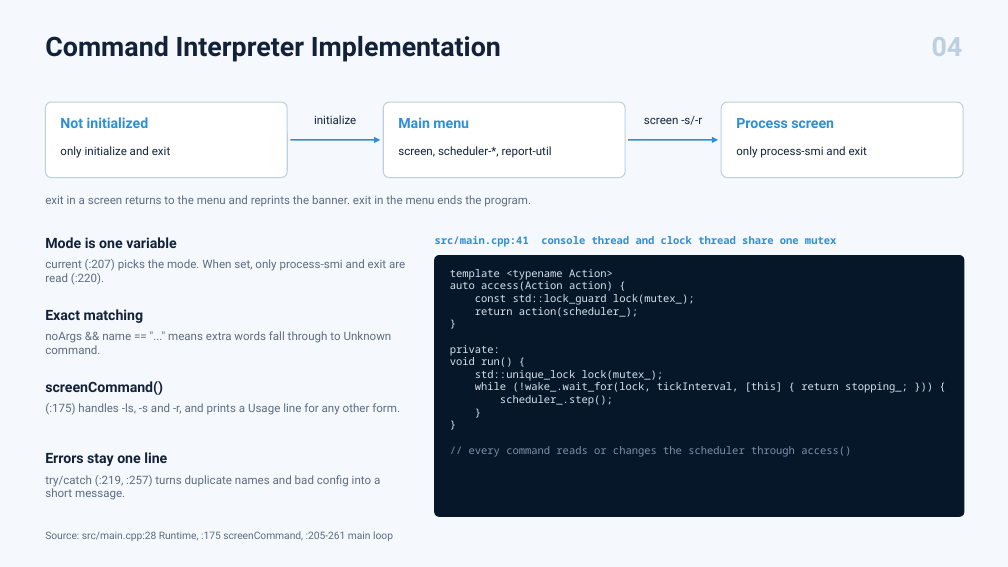
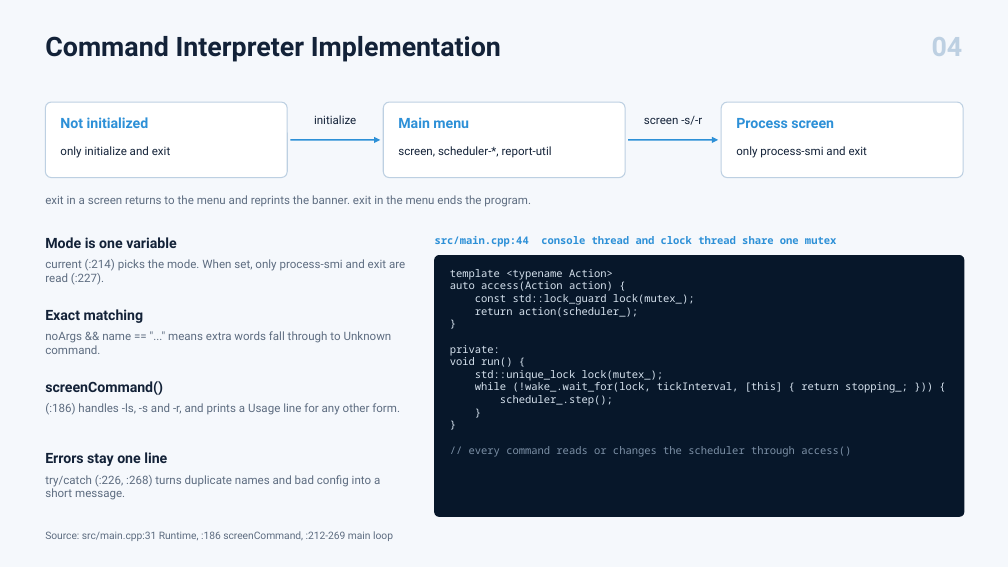
Before and after one commit to zuraxy/CSOPESY2, a slide deck: slide 4 of ACTUAL Submission - MO1 - Process Multiplexer and CLI/PPT/PPT - ACTUAL Submission - MO1 - Process Multiplexer and CLI.pptx. Drawn at 1008x567 pixels with LibreOffice and Linux fonts; fonts in the diff are those of the drawing. Boxes give left, top, right and bottom in pixels: in the first picture for what was removed or moved away, otherwise in the second. Text is boxed around its words. In the diff, an @@ line names an element or a change of style, - is before the commit and + after.

Commit message:
feat: final push for ACTUAL Submission - MO1 - Process Multiplexer and CLI

```diff
--- a/ACTUAL Submission - MO1 - Process Multiplexer and CLI/PPT/PPT - ACTUAL Submission - MO1 - Process Multiplexer and CLI.pptx
+++ b/ACTUAL Submission - MO1 - Process Multiplexer and CLI/PPT/PPT - ACTUAL Submission - MO1 - Process Multiplexer and CLI.pptx
@@ text at [435, 236, 836, 247]: text changed @@
-src/main.cpp:41 console thread and clock thread share one mutex
+src/main.cpp:44 console thread and clock thread share one mutex
@@ text at [45, 259, 405, 285]: text changed @@
-current (:207) picks the mode. When set, only process-smi and exit are read (:220).
+current (:214) picks the mode. When set, only process-smi and exit are read (:227).
@@ text at [45, 403, 400, 415]: text changed @@
-(:175) handles -ls, -s and -r, and prints a Usage line for any other form.
+(:186) handles -ls, -s and -r, and prints a Usage line for any other form.
@@ text at [45, 475, 380, 500]: text changed @@
-try/catch (:219, :257) turns duplicate names and bad config into a short message.
+try/catch (:226, :268) turns duplicate names and bad config into a short message.
@@ text at [45, 531, 393, 541]: text changed @@
-Source: src/main.cpp:28 Runtime, :175 screenCommand, :205-261 main loop
+Source: src/main.cpp:31 Runtime, :186 screenCommand, :212-269 main loop
```
Also in this commit, not shown: 4 other slides changed, 14 other files.
